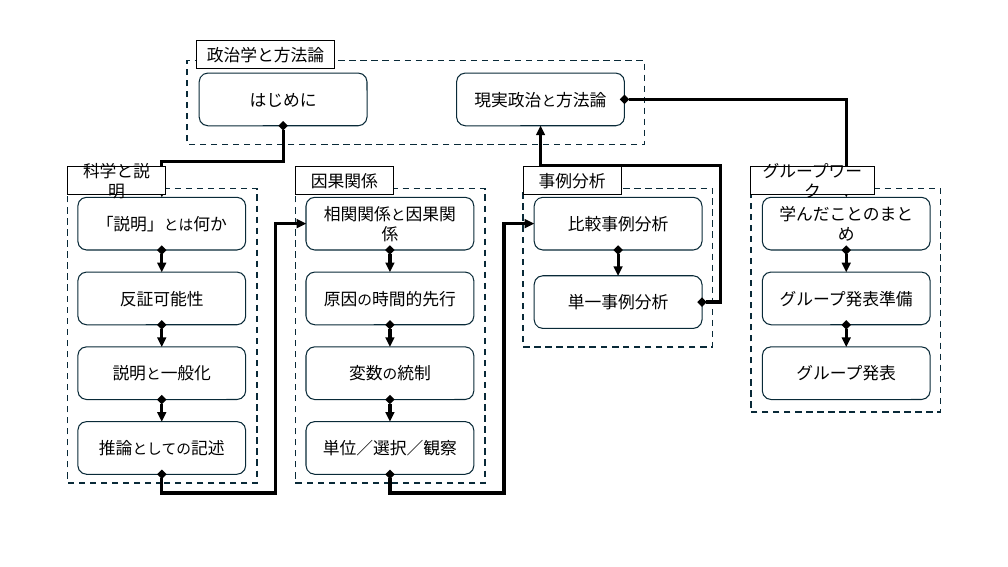
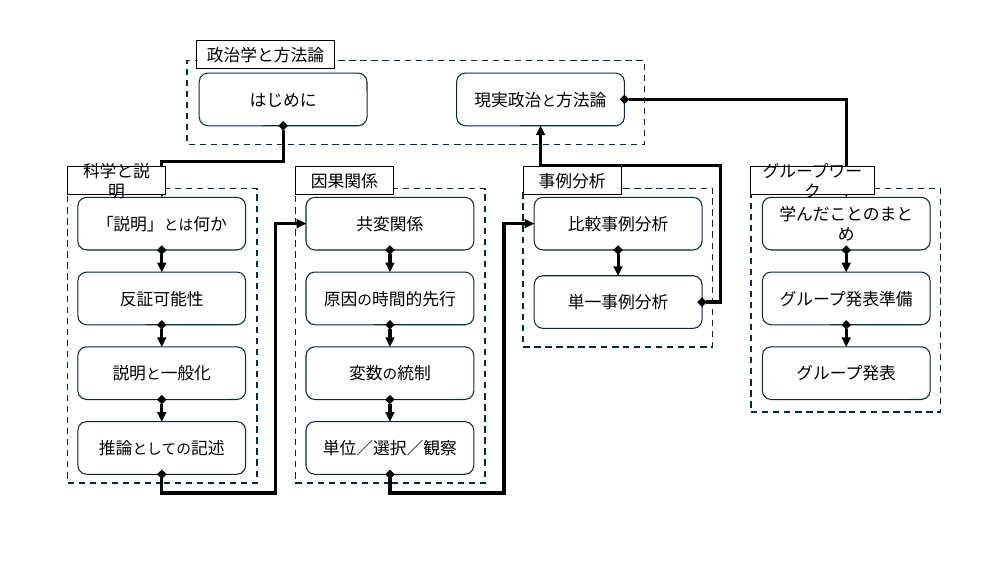
Before and after one commit to junpei-suzuki/ICPA1-2026-Komazawa, a slide deck: slide 1 of figs/DIYfigures_icpa1.pptx. Drawn at 1008x567 pixels with LibreOffice and Linux fonts; fonts in the diff are those of the drawing. Boxes give left, top, right and bottom in pixels: in the first picture for what was removed or moved away, otherwise in the second. Text is boxed around its words. In the diff, an @@ line names an element or a change of style, - is before the commit and + after.

```diff
--- a/figs/DIYfigures_icpa1.pptx
+++ b/figs/DIYfigures_icpa1.pptx
@@ text in rounded rectangle at [356, 216, 423, 232]: text changed @@
-相関関係と因果関係
+共変関係
```
Also in this commit, not shown: 50 other files.
